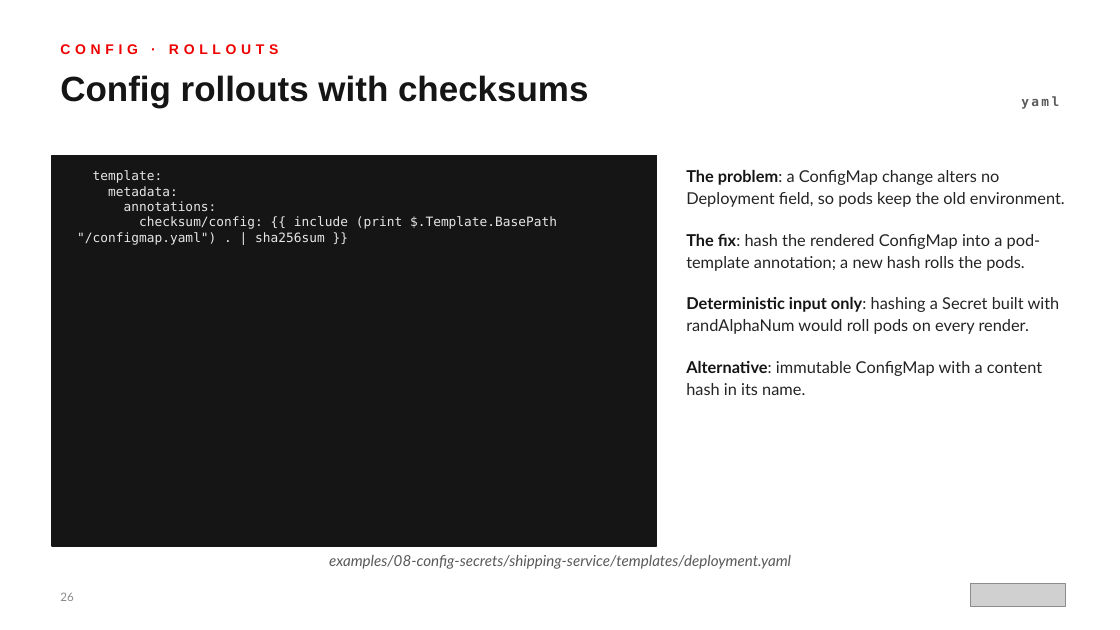
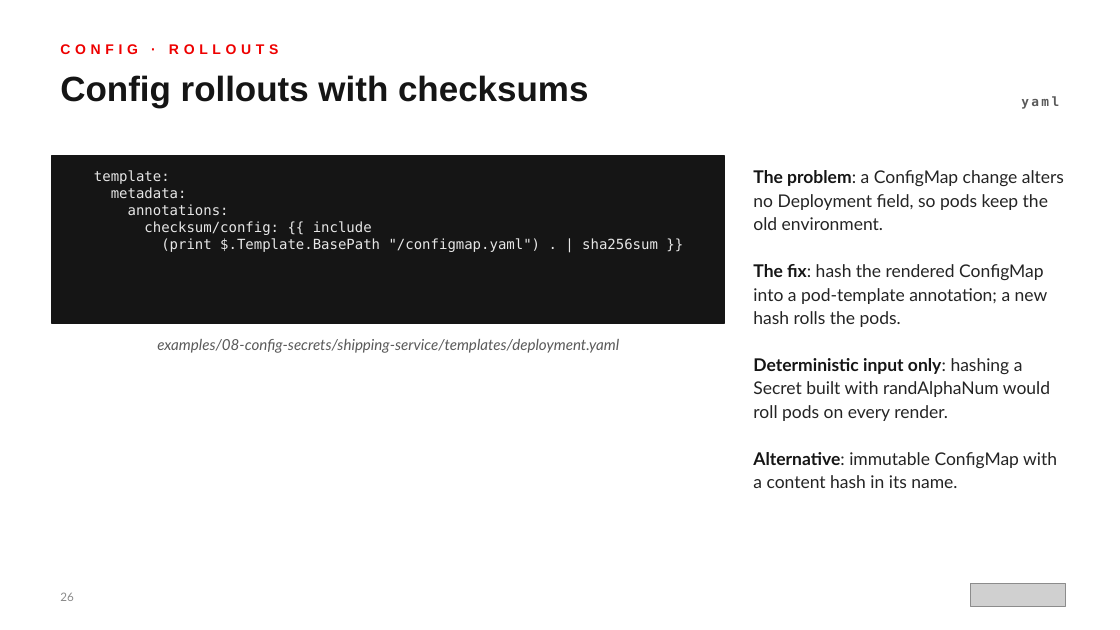
Before and after one commit to patterncatalyst/helm-for-developers, a slide deck: slide 26 of presentation/helm-101/Helm-101-r1.0.pptx. Drawn at 1120x630 pixels with LibreOffice and Linux fonts; fonts in the diff are those of the drawing; grey boxes stand for pictures. Boxes give left, top, right and bottom in pixels: in the first picture for what was removed or moved away, otherwise in the second. Text is boxed around its words. In the diff, an @@ line names an element or a change of style, - is before the commit and + after.

Commit message:
style(r1.0): Helm 101 deck voice pass and readability polish with Red Hat fonts

```diff
--- a/presentation/helm-101/Helm-101-r1.0.pptx
+++ b/presentation/helm-101/Helm-101-r1.0.pptx
@@ rectangle: place and size @@
-rectangle at bbox=[52, 155, 657, 546]
+rectangle at bbox=[52, 155, 724, 323]
@@ text "template: metadata: annotations: checksum/config: {{ ..." at bbox=[94, 170, 658, 252]: size 11 to 12 pt @@
@@ text "The problem: a ConfigMap change ...": place and size @@
-text "The problem: a ConfigMap change ..." at bbox=[686, 170, 1065, 395]
+text "The problem: a ConfigMap change ..." at bbox=[753, 170, 1064, 488]
@@ text "The problem: a ConfigMap change ..." at bbox=[753, 170, 1064, 488]: size 14 to 15 pt; more space between paragraphs @@
@@ text "examples/08-config-secrets/shipping-service/templates/deploy ...": place and size @@
-text "examples/08-config-secrets/shipping-service/templates/deploy ..." at bbox=[329, 555, 791, 569]
+text "examples/08-config-secrets/shipping-service/templates/deploy ..." at bbox=[157, 339, 619, 353]
```
Also in this commit, not shown: 21 other slides changed, 2 other files.
